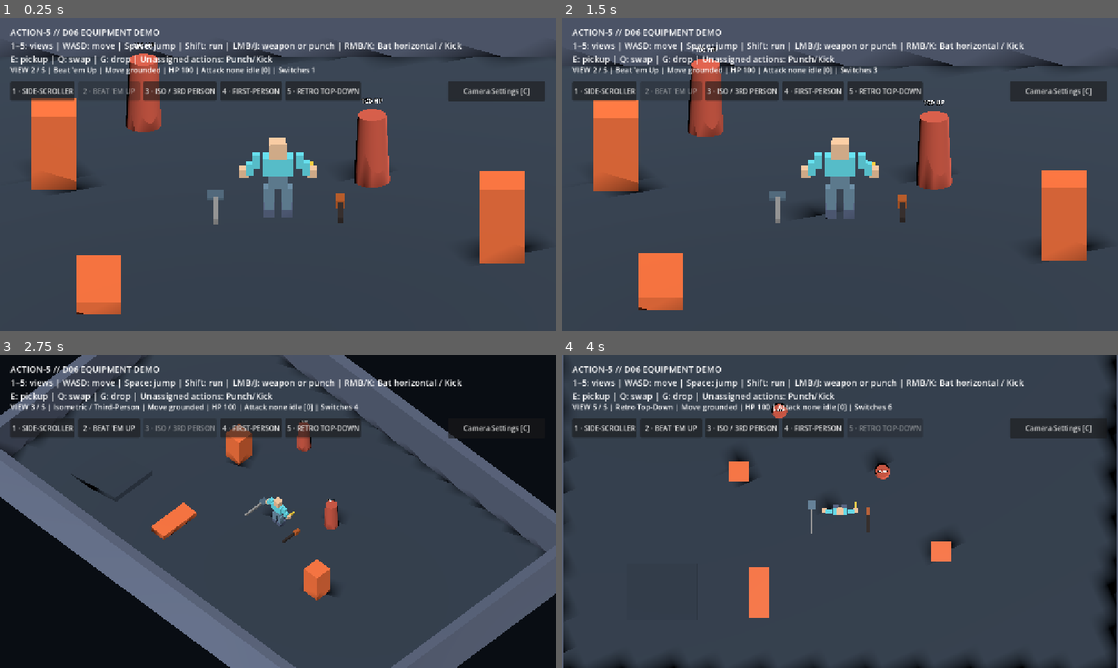
Above: before the commit, frames 1-4 (two rows, left to right).
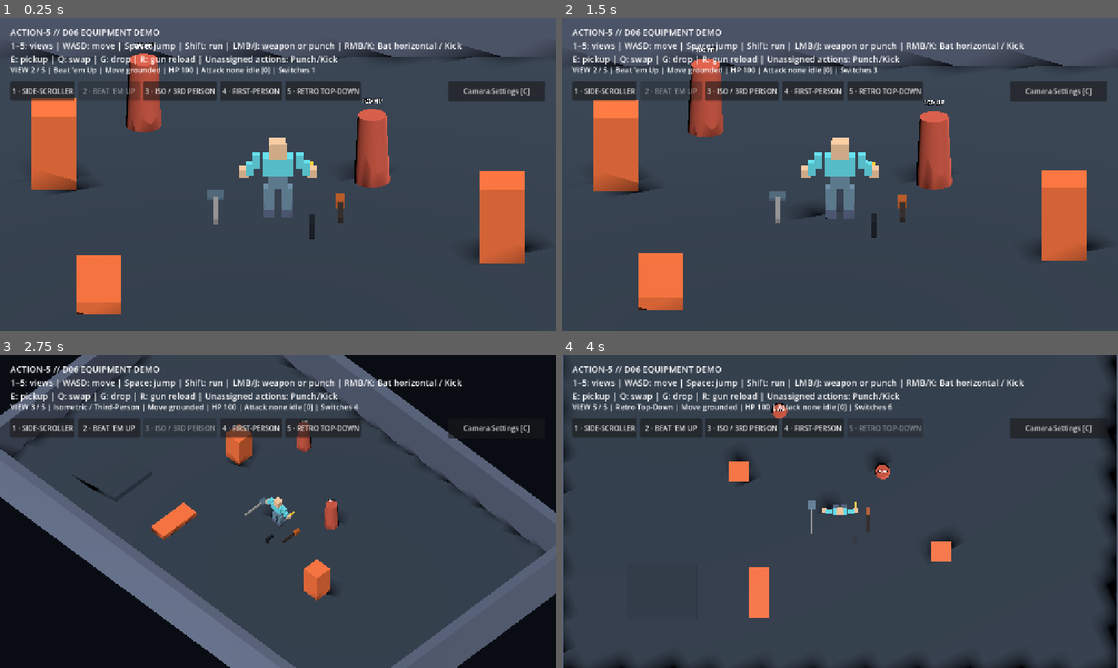
Above: after the commit, the same moments.

Repository: bravado/ACTION-5
Game: Godot game, scene res://demo/main.tscn
Two runs of this game, one before a commit and one after it. Both use one fixed random seed, a clock stepped at 60 frames per second and the inputs below.
Inputs:
- Up to frame 1 (0.25 s): no input
- Up to frame 2 (1.5 s): click "1 · SIDE-SCROLLER" at 0.5 s; click "2 · BEAT 'EM UP" at 1.25 s
- Up to frame 3 (2.75 s): click "3 · ISO / 3RD PERSON" at 2 s
- Up to frame 4 (4 s): click "4 · FIRST-PERSON" at 2.75 s; click "5 · RETRO TOP-DOWN" at 3.5 s

The runs differ from the first frame. In frame 1, 0.6% of the frame differs, in the area x 25-61%, y 12-71%; in frame 2, 0.6%; in frame 3, 0.5%; in frame 4, 0.5%.

Commit message:
D06-02: Wire pistol pickup, aim provider, reload input and ammo HUD into demo

Diff:
--- a/demo/main.gd
+++ b/demo/main.gd
@@ -160,6 +160,9 @@
     var active: bool = _combat.get("current_attack") != null
     if (active or _combat_was_active) and _views.current_profile != null:
         _refresh_status(_views.current_profile)
+    var held: Node = _equipment.get("current_weapon") as Node
+    if is_instance_valid(held) and held.has_method("get_ammo_status")             and _views.current_profile != null:
+        _refresh_status(_views.current_profile)
     _combat_was_active = active
 
 
@@ -188,6 +191,11 @@
     if held != null:
         var item_definition: Resource = held.get("definition")
         next_text += " | Weapon " + str(item_definition.get("display_name"))
+        if held.has_method("get_ammo_status"):
+            var ammo: Dictionary = held.call("get_ammo_status")
+            next_text += " | Ammo %d/%d" % [ammo["magazine"], ammo["reserve"]]
+            if ammo["reloading"]:
+                next_text += " | Reload %d" % ammo["reload_left"]
     if _status.text != next_text:
         _status.text = next_text
 
@@ -236,7 +244,7 @@
     for i in range(5):
         var button := _mode_buttons.get_node("Mode" + str(i + 1)) as Button
         button.disabled = i == _views.active_index
-    _help.text = "ACTION-5 // D06 EQUIPMENT DEMO\n1–5: views | WASD: move | Space: jump | Shift: run | LMB/J: weapon or punch | RMB/K: Bat horizontal / Kick\nE: pickup | Q: swap | G: drop | Unassigned actions: Punch/Kick"
+    _help.text = "ACTION-5 // D06 EQUIPMENT DEMO\n1–5: views | WASD: move | Space: jump | Shift: run | LMB/J: weapon or punch | RMB/K: Bat horizontal / Kick\nE: pickup | Q: swap | G: drop | R: gun reload | Unassigned actions: Punch/Kick"
     var front_wall_mesh := get_node("SouthWall/MeshInstance3D") as MeshInstance3D
     front_wall_mesh.visible = (
         current.mode != ViewProfileScript.Mode.SIDE
--- a/demo/main.tscn
+++ b/demo/main.tscn
@@ -12,6 +12,9 @@
 [ext_resource type="PackedScene" path="res://demo/equipment/bat.tscn" id="10_bat"]
 [ext_resource type="PackedScene" path="res://demo/equipment/shovel.tscn" id="11_shovel"]
 
+[ext_resource type="PackedScene" path="res://demo/equipment/gun.tscn" id="12_gun"]
+[ext_resource type="Script" path="res://addons/action5/equipment/weapon_command_input_adapter.gd" id="13_weapon_command"]
+
 [sub_resource type="BoxMesh" id="BoxMesh_floor"]
 size = Vector3(28, 0.4, 18)
 
@@ -162,6 +165,9 @@
 
 [node name="ShovelPickup" parent="." instance=ExtResource("11_shovel")]
 position = Vector3(-1.4, 0.45, 1.0)
+
+[node name="GunPickup" parent="." instance=ExtResource("12_gun")]
+position = Vector3(0.75, 0.45, 1.65)
 
 [node name="NearDummy" parent="." instance=ExtResource("8_target")]
 position = Vector3(2.1, 0.0, -2.0)
@@ -190,6 +196,9 @@
 [node name="CombatInput" type="Node" parent="."]
 script = ExtResource("9_combat_input")
 action_selection_path = NodePath("../Player/EquipmentAttackSelector")
+
+[node name="WeaponCommandInput" type="Node" parent="."]
+script = ExtResource("13_weapon_command")
 
 [node name="Sun" type="DirectionalLight3D" parent="."]
 rotation_degrees = Vector3(-52, 24, 0)
--- a/demo/player.tscn
+++ b/demo/player.tscn
@@ -28,6 +28,9 @@
 [ext_resource type="Script" path="res://addons/action5/equipment/equipment_controller.gd" id="26_equipment"]
 [ext_resource type="Script" path="res://addons/action5/equipment/equipment_visual_adapter.gd" id="27_equipment_visual"]
 [ext_resource type="Script" path="res://addons/action5/equipment/equipment_attack_selector.gd" id="28_equipment_attacks"]
+
+[ext_resource type="Script" path="res://addons/action5/combat/view_aim_target_provider.gd" id="29_gun_aim"]
+[ext_resource type="Script" path="res://addons/action5/animation/gun_reload_visual_adapter.gd" id="30_reload_visual"]
 
 [sub_resource type="CapsuleShape3D" id="CapsuleShape3D_body"]
 radius = 0.35
@@ -121,6 +124,12 @@
 [node name="EquipmentAttackSelector" type="Node" parent="."]
 script = ExtResource("28_equipment_attacks")
 
+[node name="AimTargetProvider" type="Node" parent="."]
+script = ExtResource("29_gun_aim")
+
+[node name="GunReloadVisual" type="Node" parent="."]
+script = ExtResource("30_reload_visual")
+
 [node name="EyeOffset" type="Node3D" parent="."]
 
 [node name="EyeHeightPresenter" type="Node" parent="."]
Not shown: 1 places in demo/equipment/gun_alt_grip.tres that only renumber resources
Not shown: 1 places in demo/equipment/gun_grip.tres that only renumber resources
Not shown: 1 places in demo/equipment/gun_reload_grip.tres that only renumber resources
Not shown: 1 places in demo/main.tscn that only renumber resources
Not shown: 1 places in demo/player.tscn that only renumber resources
